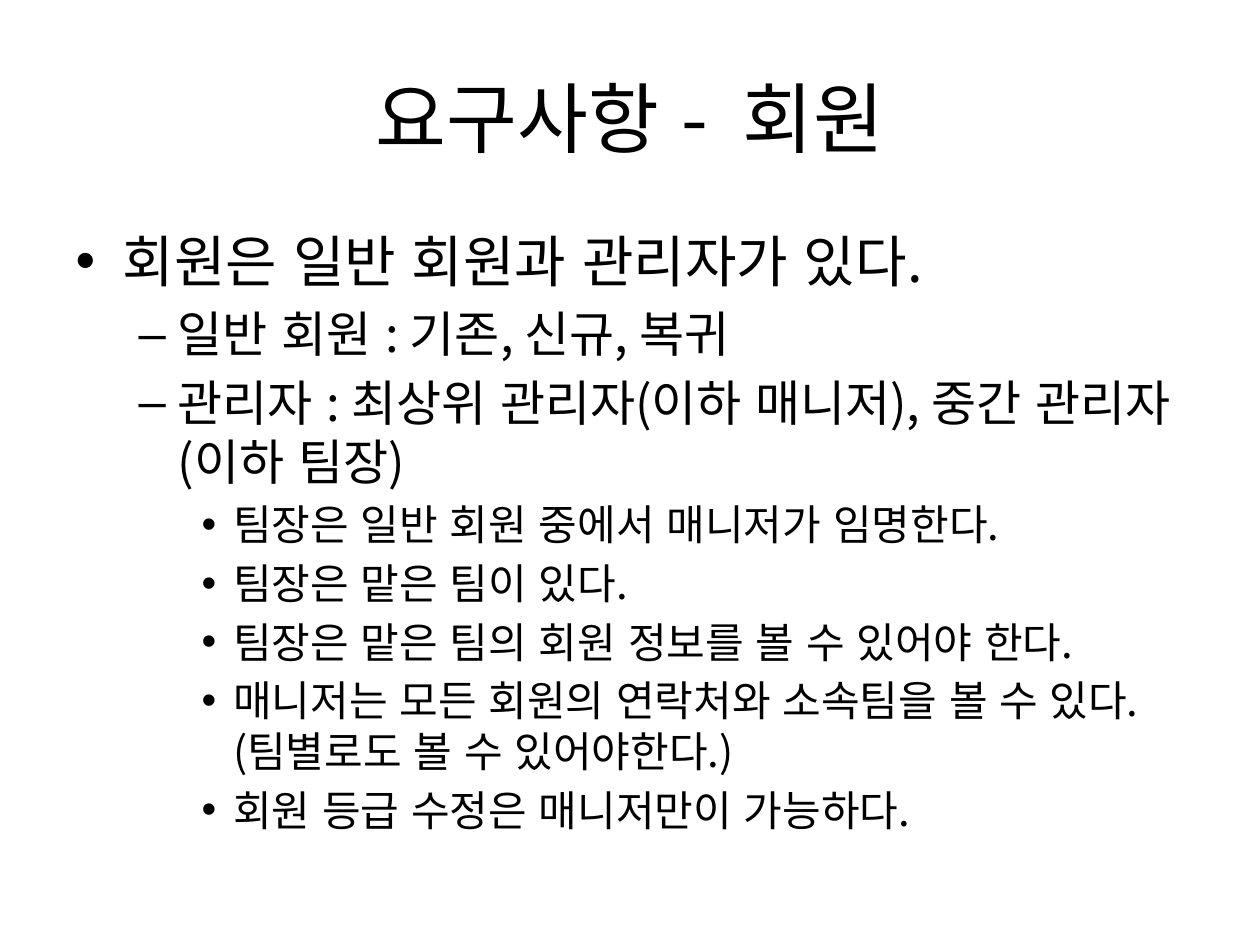
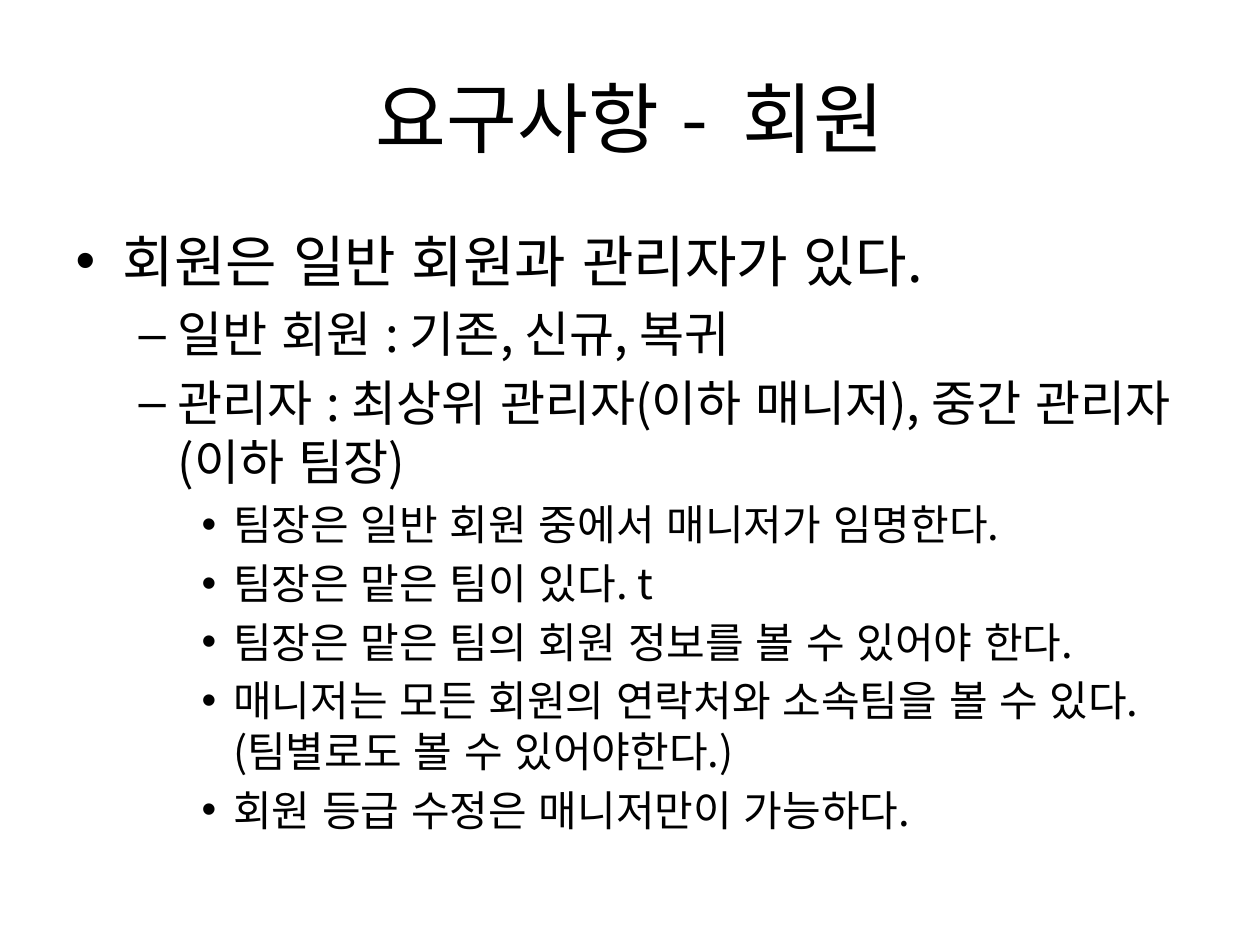
Before and after one commit to mulcamptest/study, a slide deck: slide 1 of Danceple/요구사항.pptx. Drawn at 1260x945 pixels with LibreOffice and Linux fonts; fonts in the diff are those of the drawing. Boxes give left, top, right and bottom in pixels: in the first picture for what was removed or moved away, otherwise in the second. Text is boxed around its words. In the diff, an @@ line names an element or a change of style, - is before the commit and + after.

Commit message:
수정

```diff
--- a/Danceple/요구사항.pptx
+++ b/Danceple/요구사항.pptx
@@ text at [233, 564, 653, 603]: text changed @@
-    • 팀장은 맡은 팀이 있다.
+    • 팀장은 맡은 팀이 있다. t
```
